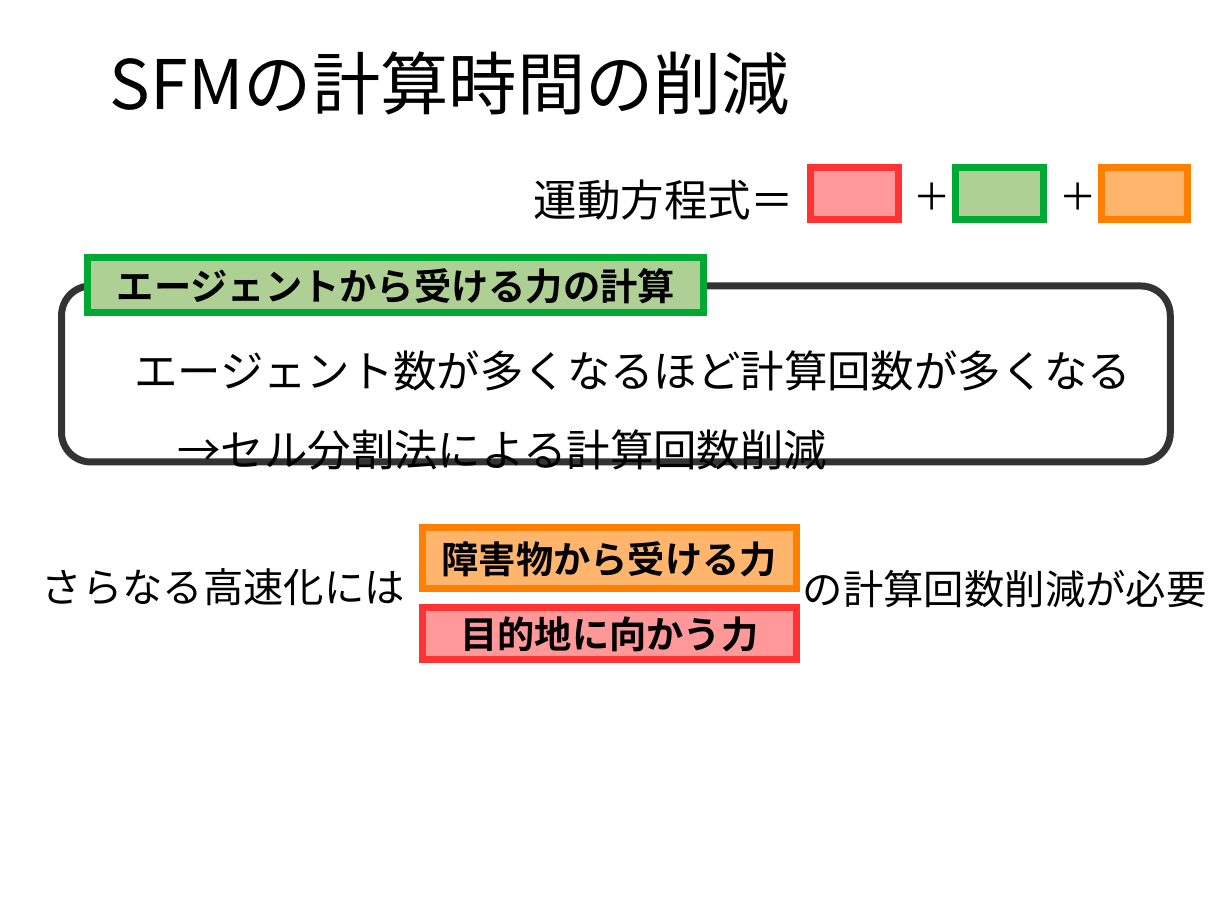
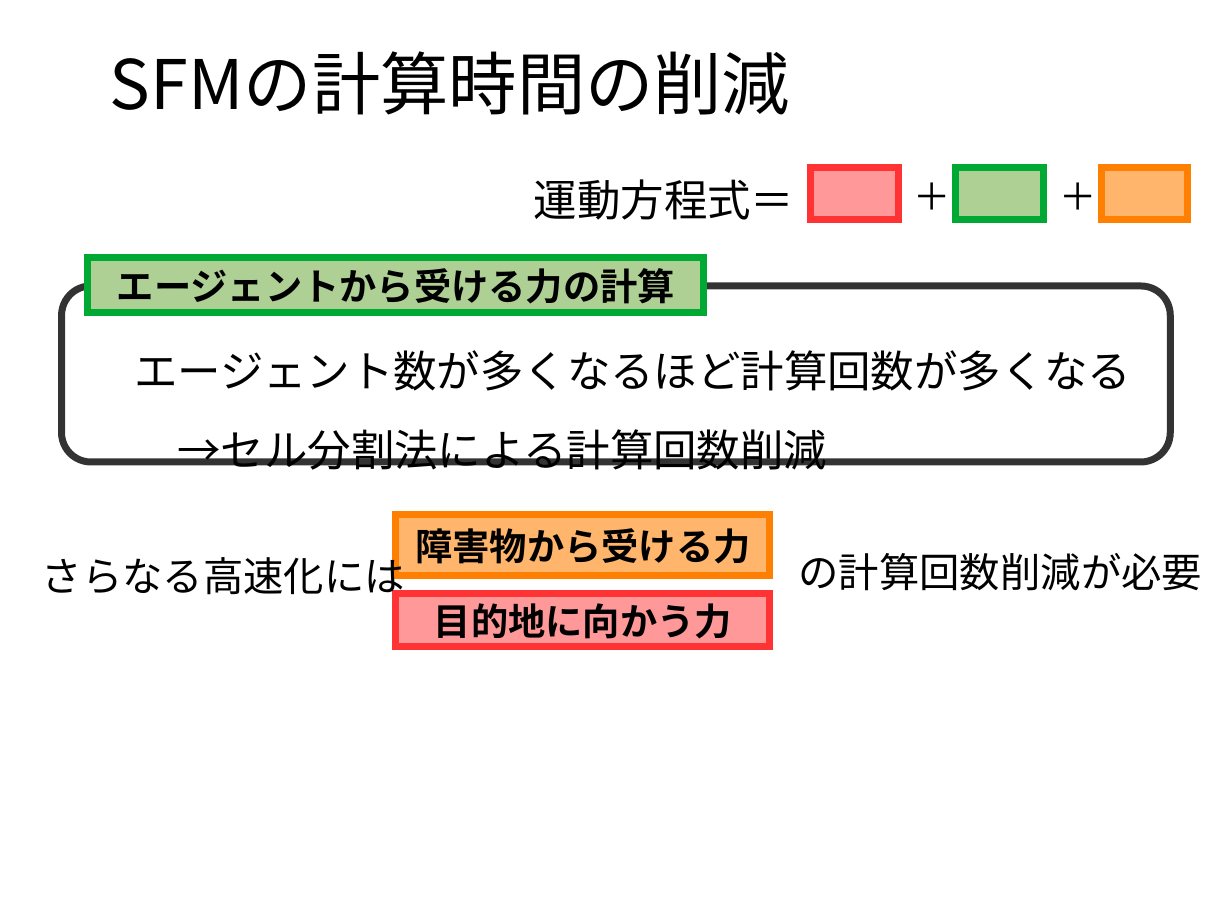
Before and after one commit to payao8810/shuron, a slide deck: slide 15 of slide.odp. Drawn at 1232x924 pixels with LibreOffice and Linux fonts; fonts in the diff are those of the drawing; background and template pictures are left out. Boxes give left, top, right and bottom in pixels: in the first picture for what was removed or moved away, otherwise in the second. Text is boxed around its words. In the diff, an @@ line names an element or a change of style, - is before the commit and + after.

```diff
--- a/slide.odp
+++ b/slide.odp
@@ rectangle "障害物から受ける力": place and size @@
-rectangle "障害物から受ける力" at (423, 528, 797, 588)
+rectangle "障害物から受ける力" at (396, 515, 770, 576)
@@ text "さらなる高速化には" rewrapped from (42, 568, 405, 606) to (42, 550, 405, 602) @@
@@ text "の計算回数削減が必要": place and size @@
-text "の計算回数削減が必要" at (803, 570, 1207, 608)
+text "の計算回数削減が必要" at (798, 553, 1202, 591)
@@ rectangle "目的地に向かう力": place and size @@
-rectangle "目的地に向かう力" at (423, 607, 797, 660)
+rectangle "目的地に向かう力" at (396, 594, 770, 646)
```
Also in this commit, not shown: 7 other slides changed, 8 slides added, 1 slide removed.
